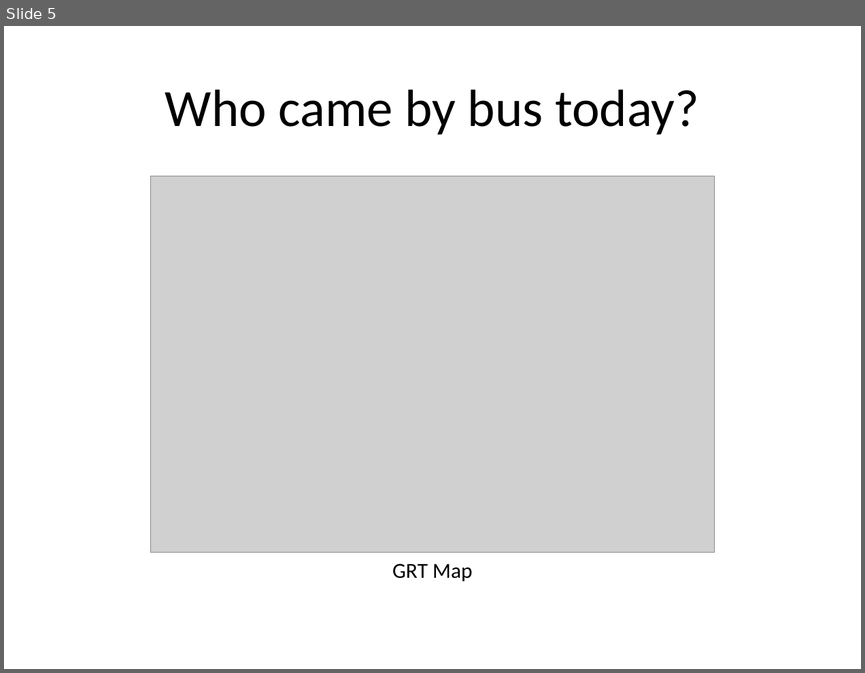
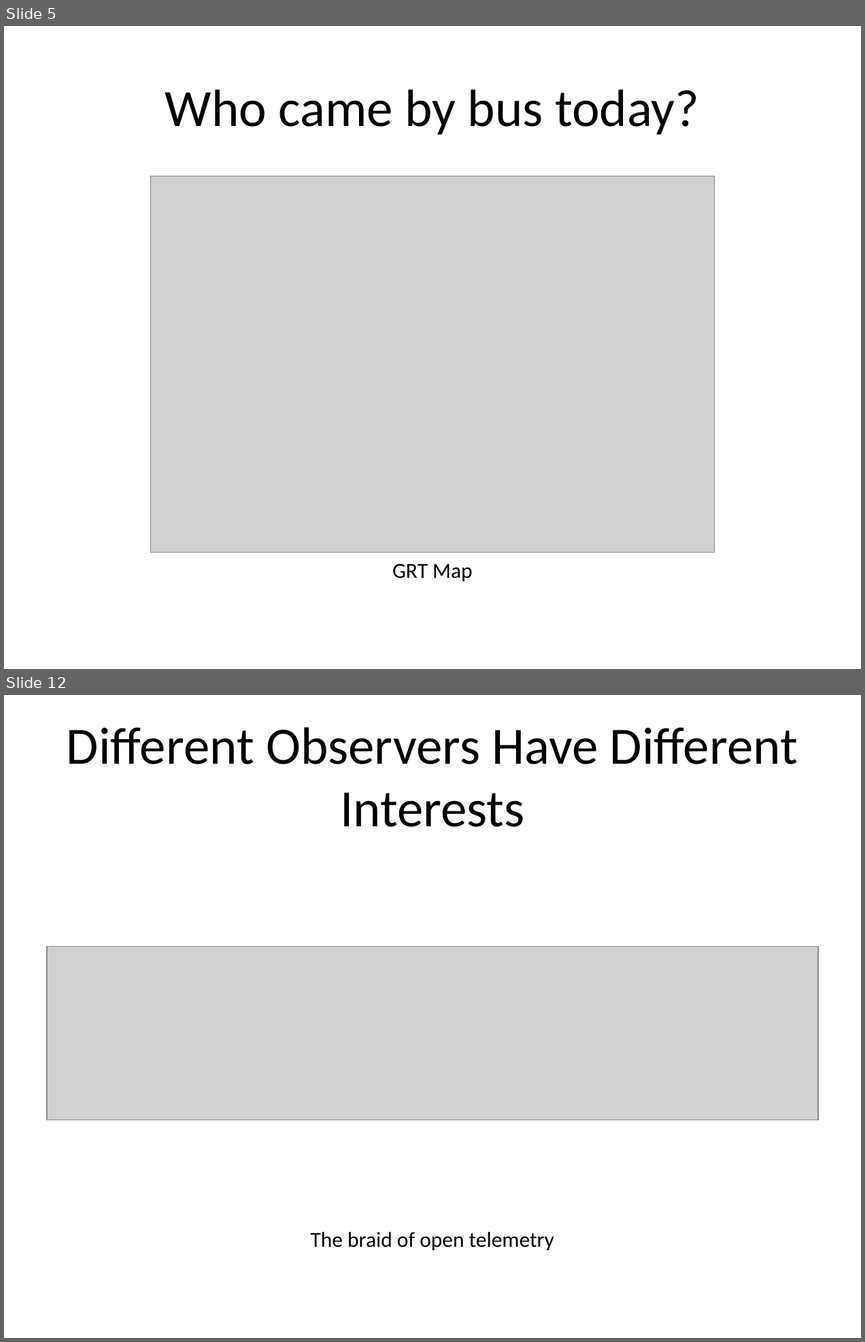
Before and after one commit to rhildred/INFO8985, a slide deck: observability/slides.pptx. Shown one above the other, each under a label of ours: slide 5 before the commit, slides 5 and 12 after it; the slides between them are not shown. The pictures are 865x673 and 865x1342 pixels, drawn with LibreOffice and Linux fonts; fonts in the diff are those of the drawing; grey boxes stand for pictures. Boxes give left, top, right and bottom in pixels: in the first picture for what was removed or moved away, otherwise in the second. Text is boxed around its words. In the diff, an @@ line names an element or a change of style, - is before the commit and + after.

```diff
--- a/observability/slides.pptx
+++ b/observability/slides.pptx
@@ slide 12 added at box(4, 695, 861, 1338), background #FFFFFF @@
@@ title added at box(67, 727, 798, 827), 44 pt, text #000000 @@
+Different Observers Have Different Interests
@@ picture added at box(47, 946, 818, 1120) @@
@@ text added at box(311, 1232, 554, 1250), 18 pt, text #000000 @@
+The braid of open telemetry
```
Also in this commit, not shown: 1 slide changed, 5 other slides added, 15 other files.
